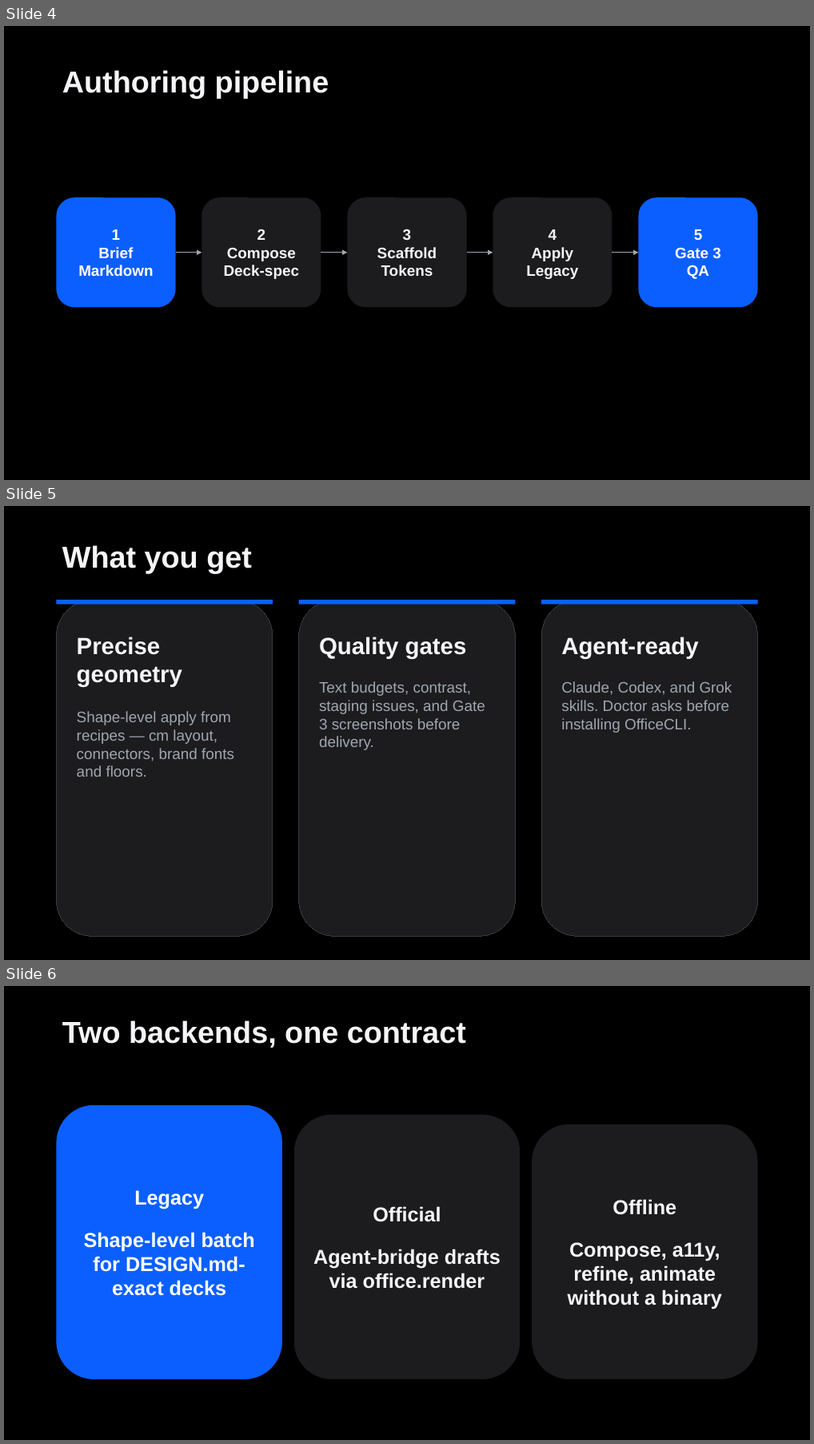
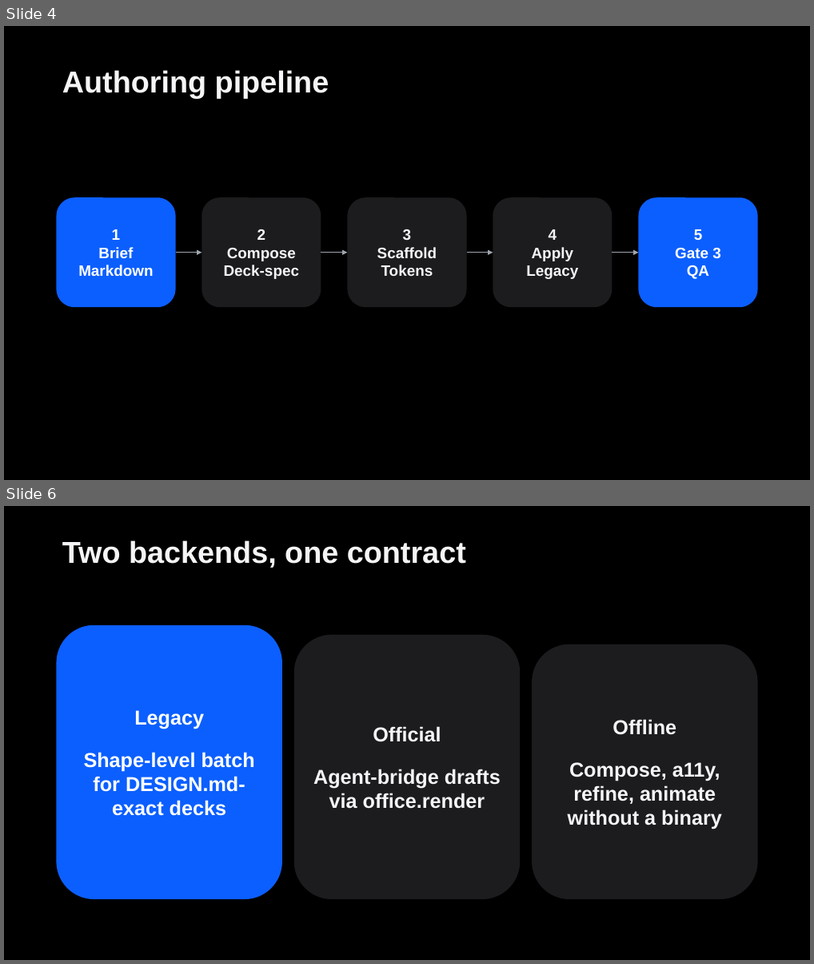
Before and after one commit to kimmingul/designmd-pptx, a slide deck: demo/designmd-pptx-intro-v2.1.2.pptx. Shown one above the other, each under a label of ours: slides 4, 5 and 6 before the commit, slides 4 and 6 after it; the slides between them are not shown. The pictures are 814x1444 and 814x964 pixels, drawn with LibreOffice and Linux fonts; fonts in the diff are those of the drawing. Boxes give left, top, right and bottom in pixels: in the first picture for what was removed or moved away, otherwise in the second. Text is boxed around its words. In the diff, an @@ line names an element or a change of style, - is before the commit and + after.

Commit message:
fix(recipes): feature_cards stop stretching body into empty slabs
Slide-5 failure mode was layout, not “Apple palette”: body Text nodes
used weight=1 so short copy inflated into 9–10 cm hollow frames.

Pack content top of each card (index + fixed title band + content-height
body), put free space in Spacer, drop the 0.18 cm hairline bar. Rebuild
flagship demo with tighter three-promise copy; OfficeCLI issues 0.

```diff
--- a/demo/designmd-pptx-intro-v2.1.2.pptx
+++ b/demo/designmd-pptx-intro-v2.1.2.pptx
@@ slide 5 removed at (x1=4, y1=506, x2=810, y2=960), background #000000 @@
@@ text removed at (x1=62, y1=545, x2=252, y2=573) @@
-What you get
@@ rounded rectangle removed at (x1=57, y1=600, x2=274, y2=936) @@
@@ rectangle removed at (x1=57, y1=600, x2=274, y2=604) @@
@@ rounded rectangle removed at (x1=299, y1=600, x2=516, y2=936) @@
@@ rectangle removed at (x1=299, y1=600, x2=516, y2=604) @@
@@ rounded rectangle removed at (x1=542, y1=600, x2=758, y2=936) @@
@@ rectangle removed at (x1=542, y1=600, x2=758, y2=604) @@
@@ text removed at (x1=77, y1=636, x2=182, y2=687) @@
-Precise geometry
@@ text removed at (x1=319, y1=636, x2=467, y2=659) @@
-Quality gates
@@ text removed at (x1=562, y1=636, x2=698, y2=659) @@
-Agent-ready
@@ text removed at (x1=319, y1=681, x2=486, y2=750) @@
-Text budgets, contrast, staging issues, and Gate 3 screenshots before delivery.
@@ text removed at (x1=562, y1=681, x2=733, y2=732) @@
-Claude, Codex, and Grok skills. Doctor asks before installing OfficeCLI.
@@ text removed at (x1=77, y1=711, x2=234, y2=776) @@
-Shape-level apply from recipes — cm layout, connectors, brand fonts and floors.
```
Also in this commit, not shown: 1 slide added, 7 other files.
